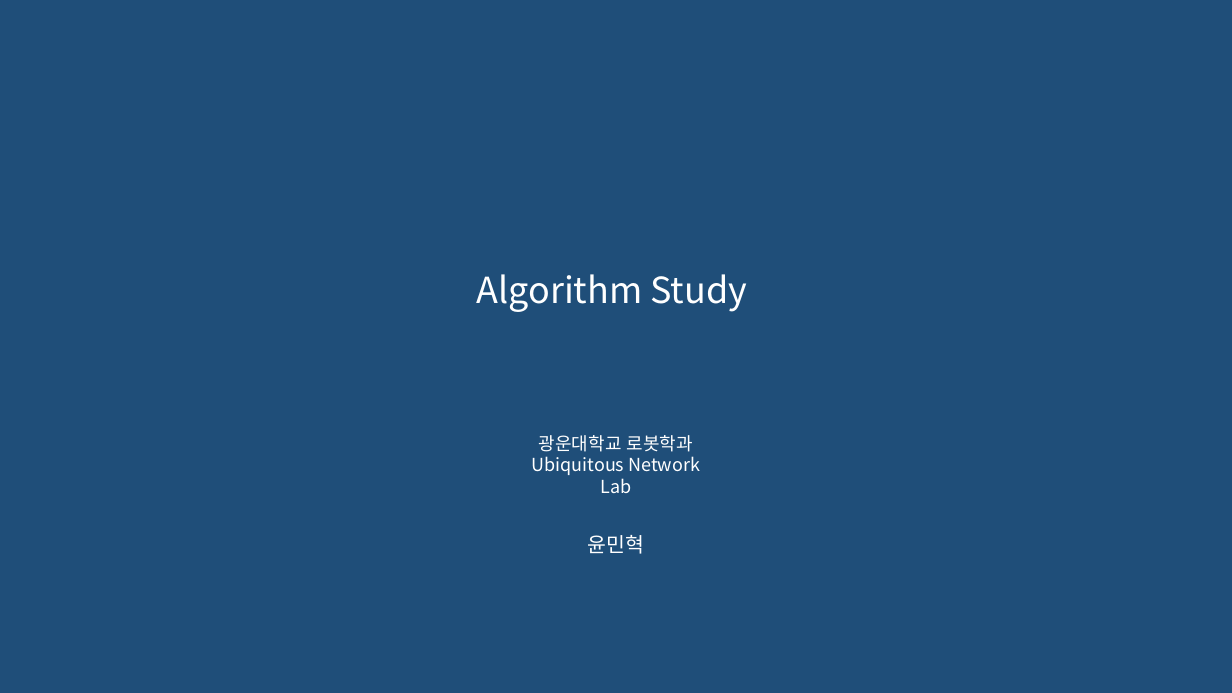
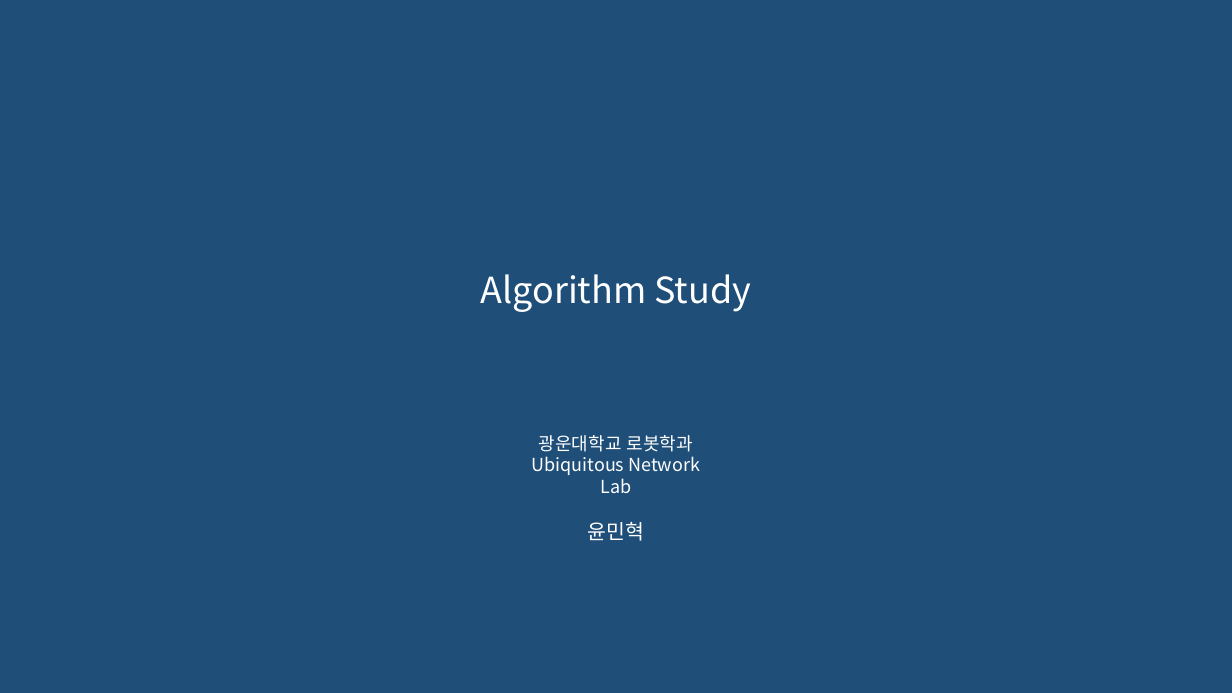
Before and after one commit to 0913ktg/Algorithm_Study, a slide deck: slide 1 of week_5/ppt/MinhyeokYun.pptx. Drawn at 1232x693 pixels with LibreOffice and Linux fonts; fonts in the diff are those of the drawing; background and template pictures are left out. Boxes give left, top, right and bottom in pixels: in the first picture for what was removed or moved away, otherwise in the second. Text is boxed around its words. In the diff, an @@ line names an element or a change of style, - is before the commit and + after.

```diff
--- a/week_5/ppt/MinhyeokYun.pptx
+++ b/week_5/ppt/MinhyeokYun.pptx
@@ title "Algorithm Study": place and size @@
-title "Algorithm Study" at box(477, 274, 748, 312)
+title "Algorithm Study" at box(481, 274, 752, 312)
@@ subtitle "윤민혁": place and size @@
-subtitle "윤민혁" at box(588, 535, 645, 554)
+subtitle "윤민혁" at box(588, 522, 645, 541)
```
Also in this commit, not shown: 1 other slide changed, 4 slides added, 5 slides removed, 1 other file.
